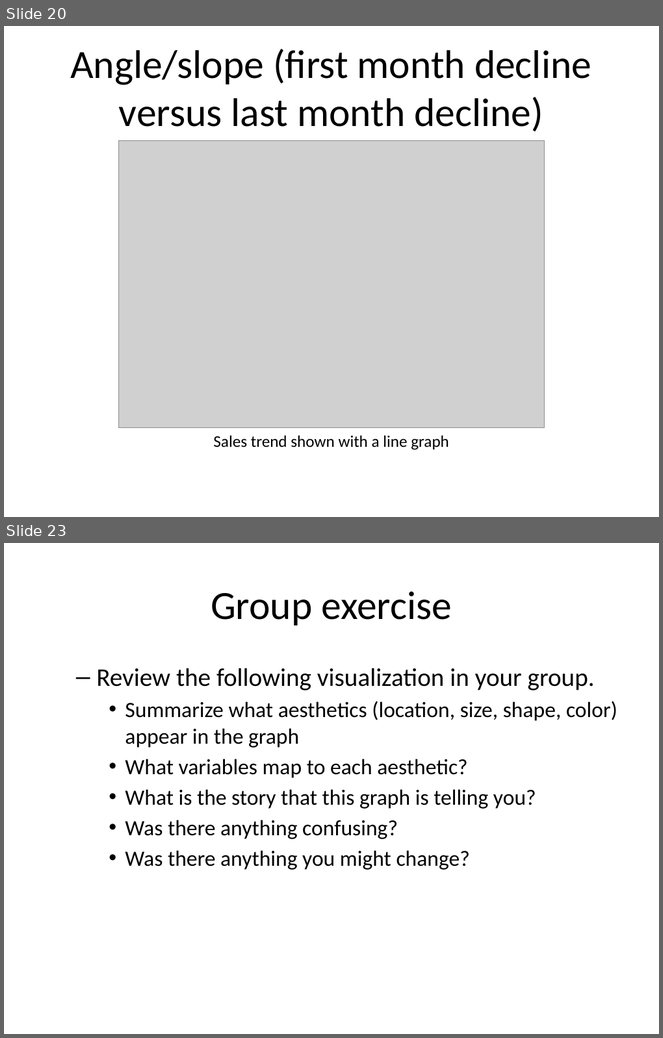
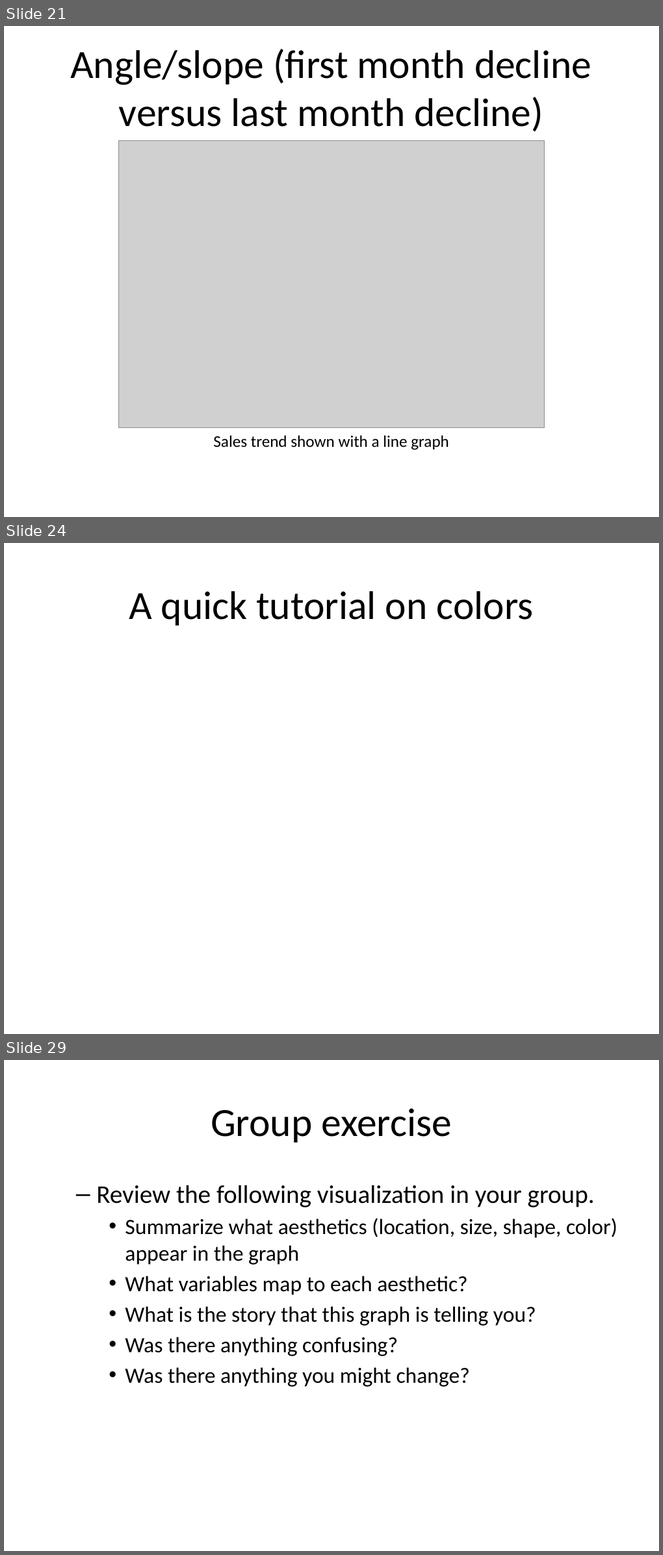
Before and after one commit to pmean/data-visualization, a slide deck: src/data-visualization-02-bars.pptx. Shown one above the other, each under a label of ours: slides 20 and 23 before the commit, slides 21, 24 and 29 after it; the slides between them are not shown. The pictures are 663x1038 and 663x1555 pixels, drawn with LibreOffice and Linux fonts; fonts in the diff are those of the drawing; grey boxes stand for pictures. Boxes give left, top, right and bottom in pixels: in the first picture for what was removed or moved away, otherwise in the second. Text is boxed around its words. In the diff, an @@ line names an element or a change of style, - is before the commit and + after.

```diff
--- a/src/data-visualization-02-bars.pptx
+++ b/src/data-visualization-02-bars.pptx
@@ slide 24 added at (4,543,659,1034), background #FFFFFF @@
@@ title added at (129,591,534,626), 44 pt, text #000000 @@
+A quick tutorial on colors
@@ what was slide 20 is now slide 21 @@
@@ what was slide 23 is now slide 29 @@
```
Also in this commit, not shown: 3 slides changed, 6 other slides added, 1 slide removed, 3 other files.
